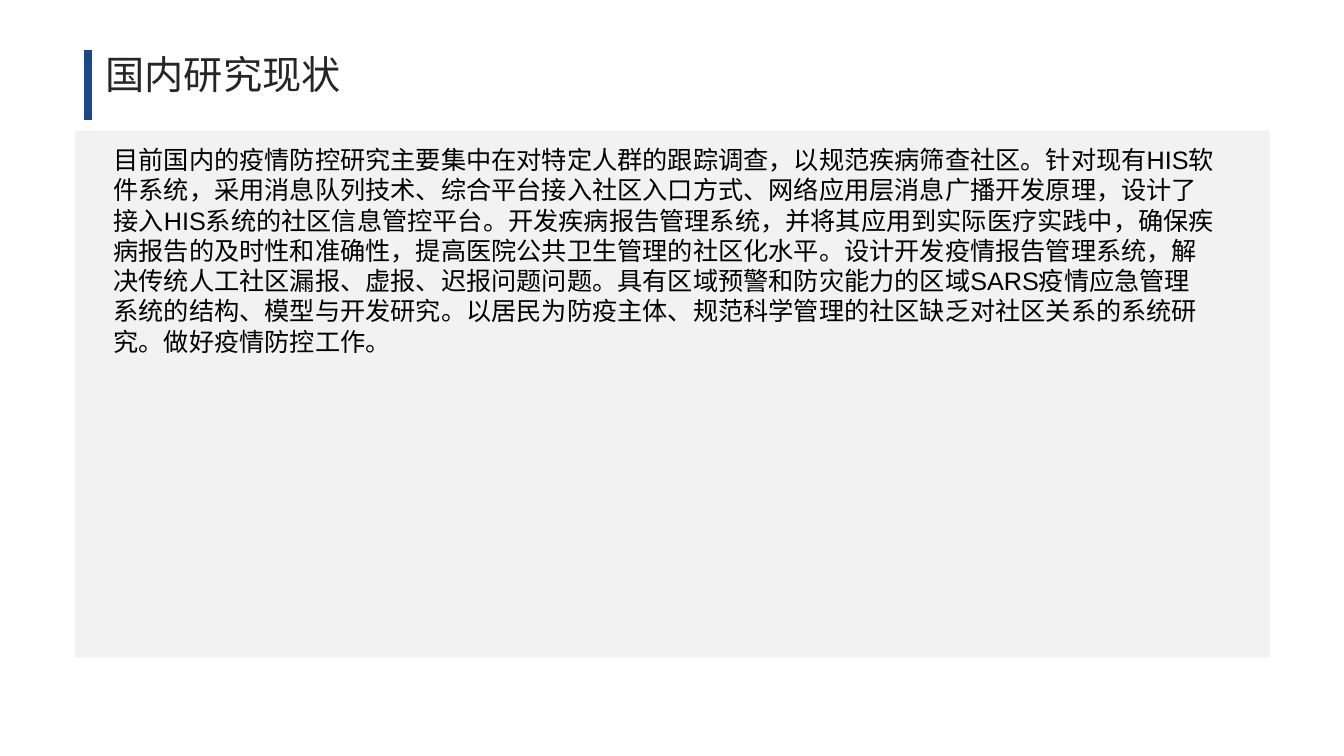
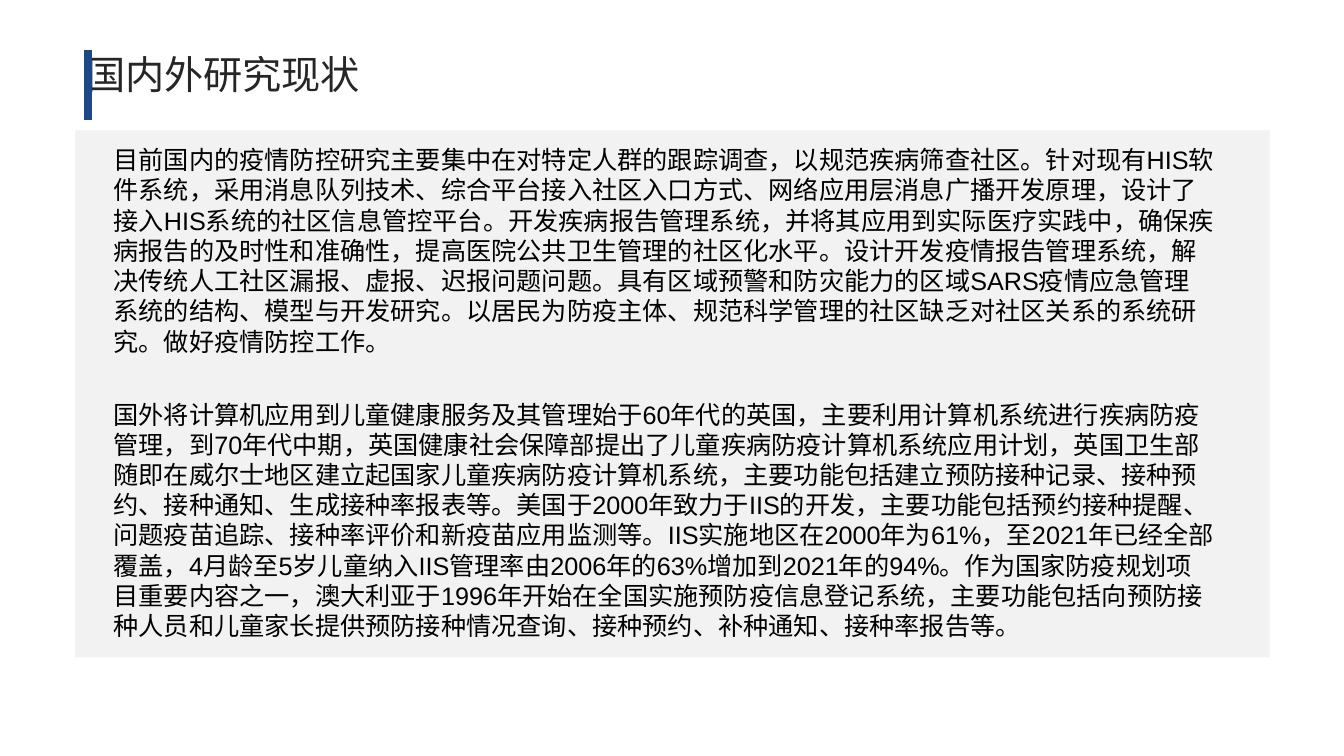
Before and after one commit to liushaoyi1996/lunwen, a slide deck: slide 5 of yiqing.pptx. Drawn at 1344x756 pixels with LibreOffice and Linux fonts; fonts in the diff are those of the drawing. Boxes give left, top, right and bottom in pixels: in the first picture for what was removed or moved away, otherwise in the second. Text is boxed around its words. In the diff, an @@ line names an element or a change of style, - is before the commit and + after.

```diff
--- a/yiqing.pptx
+++ b/yiqing.pptx
@@ text at (86,50,360,100): text changed @@
-国内研究现状
+国内外研究现状
@@ text added at (113,402,1214,638), 18 pt, text #000000 @@
+国外将计算机应用到儿童健康服务及其管理始于60年代的英国，主要利用计算机系统进行疾病防疫管理，到70年代中期，英国健康社会保障部提出了儿童疾病防疫计算机系统应用计划，英国卫生部随即在威尔士地区建立起国家儿童疾病防疫计算机系统，主要功能包括建立预防接种记录、接种预约、接种通知、生成接种率报表等。美国于2000年致力于IIS的开发，主要功能包括预约接种提醒、问题疫苗追踪、接种率评价和新疫苗应用监测等。IIS实施地区在2000年为61%，至2021年已经全部覆盖，4月龄至5岁儿童纳入IIS管理率由2006年的63%增加到2021年的94%。作为国家防疫规划项目重要内容之一，澳大利亚于1996年开始在全国实施预防疫信息登记系统，主要功能包括向预防接种人员和儿童家长提供预防接种情况查询、接种预约、补种通知、接种率报告等。
```
Also in this commit, not shown: 7 other slides changed, 2 slides added, 1 slide removed.
